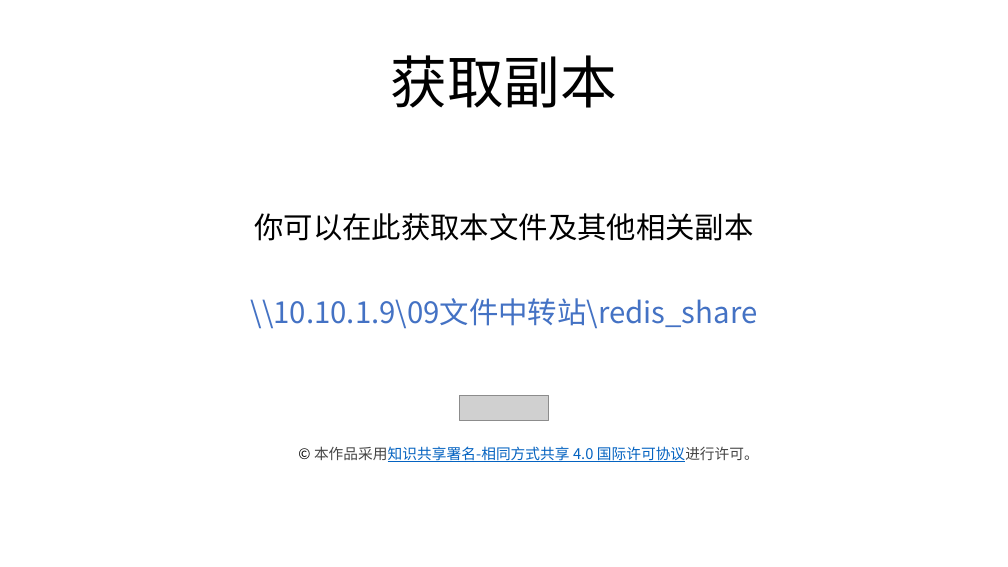
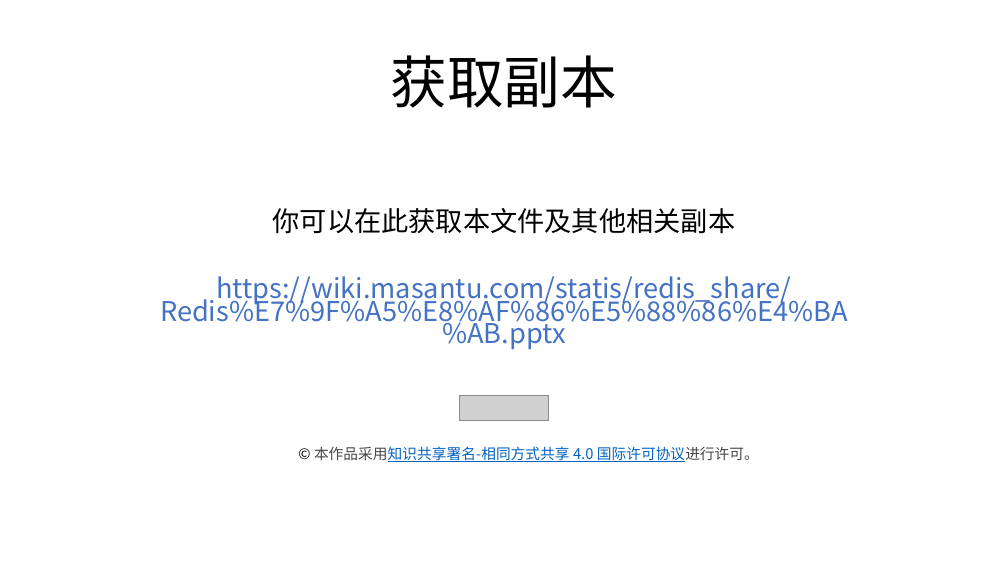
Before and after one commit to imoyao/wiki-old, a slide deck: slide 31 of source/statis/redis_share/Redis知识分享.pptx. Drawn at 1008x567 pixels with LibreOffice and Linux fonts; fonts in the diff are those of the drawing; grey boxes stand for pictures. Boxes give left, top, right and bottom in pixels: in the first picture for what was removed or moved away, otherwise in the second. Text is boxed around its words. In the diff, an @@ line names an element or a change of style, - is before the commit and + after.

```diff
--- a/source/statis/redis_share/Redis知识分享.pptx
+++ b/source/statis/redis_share/Redis知识分享.pptx
@@ text at [273,208,736,234]: size 28 to 25.9 pt in "你可以在此获取本文件及其他相关副本"; line spacing 0.9 to 0.7 @@
@@ text at [160,276,848,350]: text changed; size 28 to 25.9 pt @@
-\\10.10.1.9\09文件中转站\redis_share
+https://wiki.masantu.com/statis/redis_share/Redis%E7%9F%A5%E8%AF%86%E5%88%86%E4%BA%AB.pptx
```
Also in this commit, not shown: 3 other slides changed, 8 other files.
